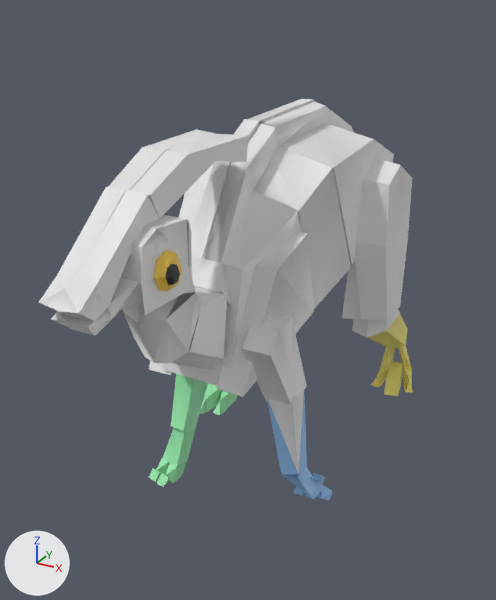
Before and after pictures for a commit that changed the FBX model assets/blender/para.fbx.
Camera for both pictures: a 50 mm lens placed at (0.0337, -0.0715, 0.0225), pointed at (-0.0068, 0.002, -0.0143). The axes (+X, +Y, +Z) are drawn at lower left. The lights are the same throughout. The first picture is the older version. Where no turn or scale is listed for an object, it has been applied to the vertices.

The first picture shows 'para_Body', 'para_Dark', 'para_Eyes', 'para_LegBL', 'para_LegFL', 'para_LegFR'.
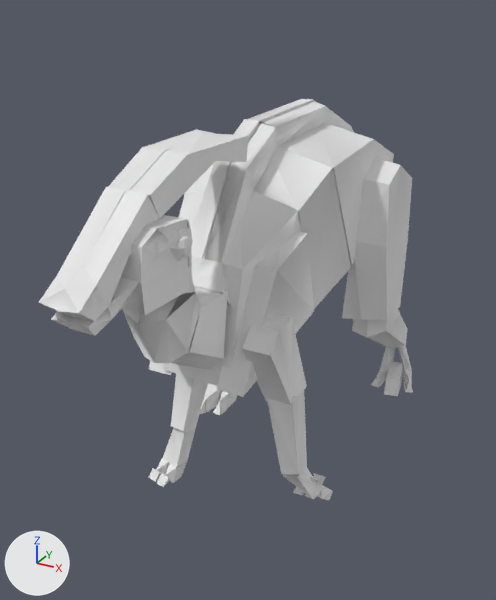
The edits, one by one:
me_para_dark_005 is used by ob_para_dark; location (0.0, 0.0, 0.0).
me_para_dark_005 had 40 vertices, 48 faces and spanned x -0.0044..0.00497, y -0.03168..-0.02988, z 0.00194..0.00374.
me_para_dark_005 no longer uses material mat_pc_dark (black #272727).
me_para_dark_005 now has 40 vertices, 48 faces and spans x -0.00394..0.00476, y -0.02968..-0.02788, z 0.00366..0.00546.
me_para_dark_005 part 2: the loose piece of 20 vertices spanning x 0.00419..0.00497, y -0.03168..-0.02988, z 0.00194..0.00374 is moved by (-0.00021, 0.002, 0.00171).
Other edits to the shape of me_para_dark_005 do not show in these pictures.
me_para_eyes_005 is used by ob_para_eyes; location (0.0, 0.0, 0.0).
me_para_eyes_005 had 40 vertices, 48 faces and spanned x -0.00408..0.00465, y -0.03208..-0.02868, z 0.00114..0.00454.
me_para_eyes_005 no longer uses material mat_pc_eyes (yellow #f9ce50).
me_para_eyes_005 now has 40 vertices, 48 faces and spans x -0.00362..0.00444, y -0.03008..-0.02668, z 0.00286..0.00626.
me_para_eyes_005 part 1: the loose piece of 20 vertices spanning x 0.00292..0.00465, y -0.03208..-0.02868, z 0.00114..0.00454 is moved by (-0.00021, 0.002, 0.00171).
Other edits to the shape of me_para_eyes_005 do not show in these pictures.
me_para_legfr_005 has 107 vertices, 154 faces and spans x -0.0143..-0.0047, y -0.0196..0.0047, z -0.03..-0.013.
me_para_legfr_005 no longer uses material mat_pc_legfr (green #95e7aa).
me_para_legbl_005 has 57 vertices, 81 faces and spans x 0.00659..0.01329, y 0.00533..0.01978, z -0.03..-0.01577.
me_para_legbl_005 no longer uses material mat_pc_legbl (yellow #f3e77c).
me_para_legfl_005 has 49 vertices, 66 faces and spans x 0.00581..0.01211, y -0.01853..-0.01208, z -0.0291..-0.01503.
me_para_legfl_005 no longer uses material mat_pc_legfl (blue #95c4f3).

What differs and where, as boxes (x1, y1, x2, y2) in the pictures (496 x 600 px):
'para_LegFR', recoloured (green to white)
    both: (149, 374, 237, 487)
'para_LegBL', recoloured (yellow to white)
    both: (366, 314, 413, 396)
'para_LegFL', recoloured (blue to white)
    both: (267, 396, 333, 500)
'para_Eyes', reshaped, recoloured
    before: (154, 251, 182, 291)
    after: (169, 227, 193, 261)
'para_Dark', reshaped, recoloured
    before: (165, 264, 180, 285)
    after: (177, 235, 191, 256)
